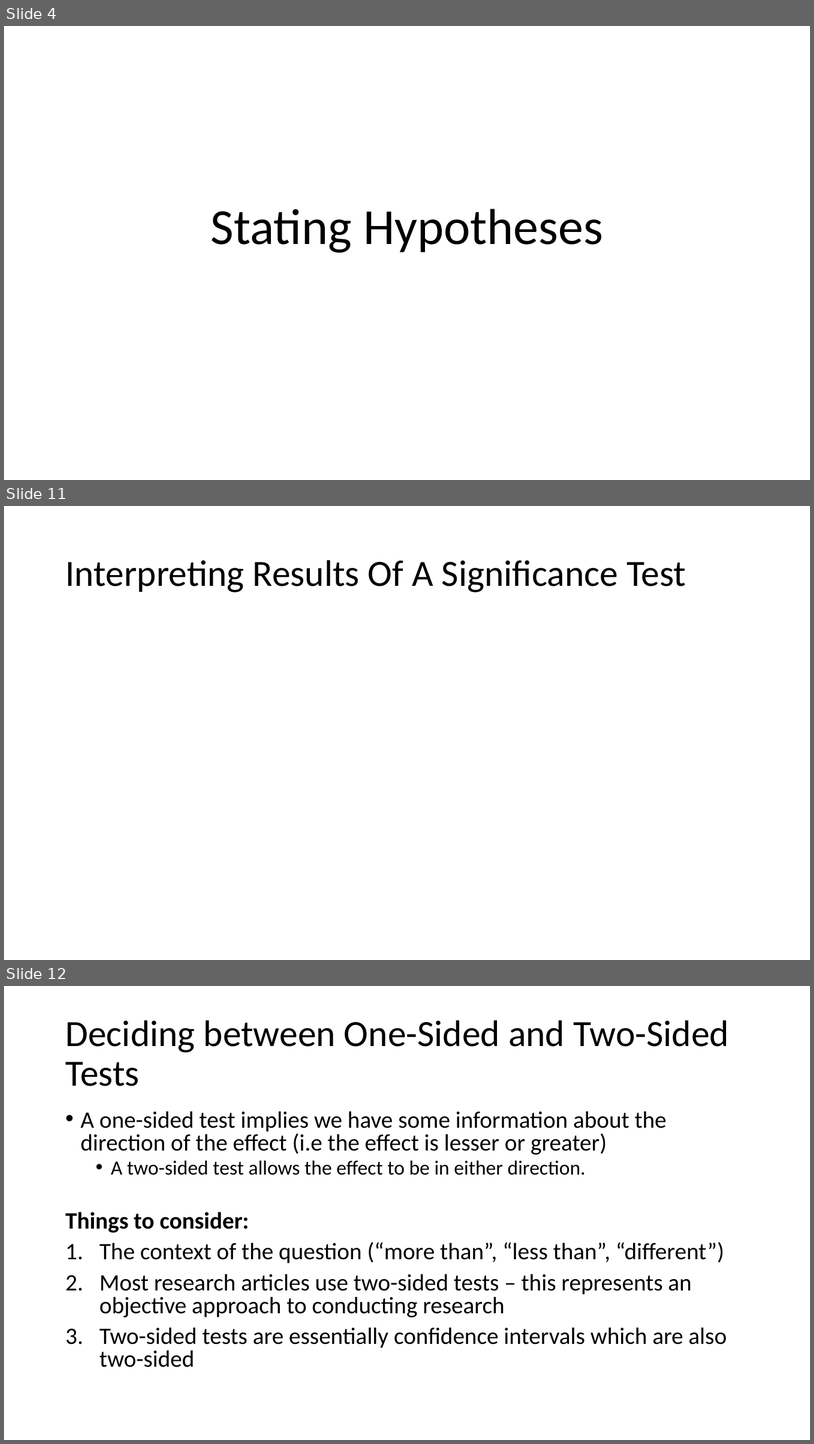
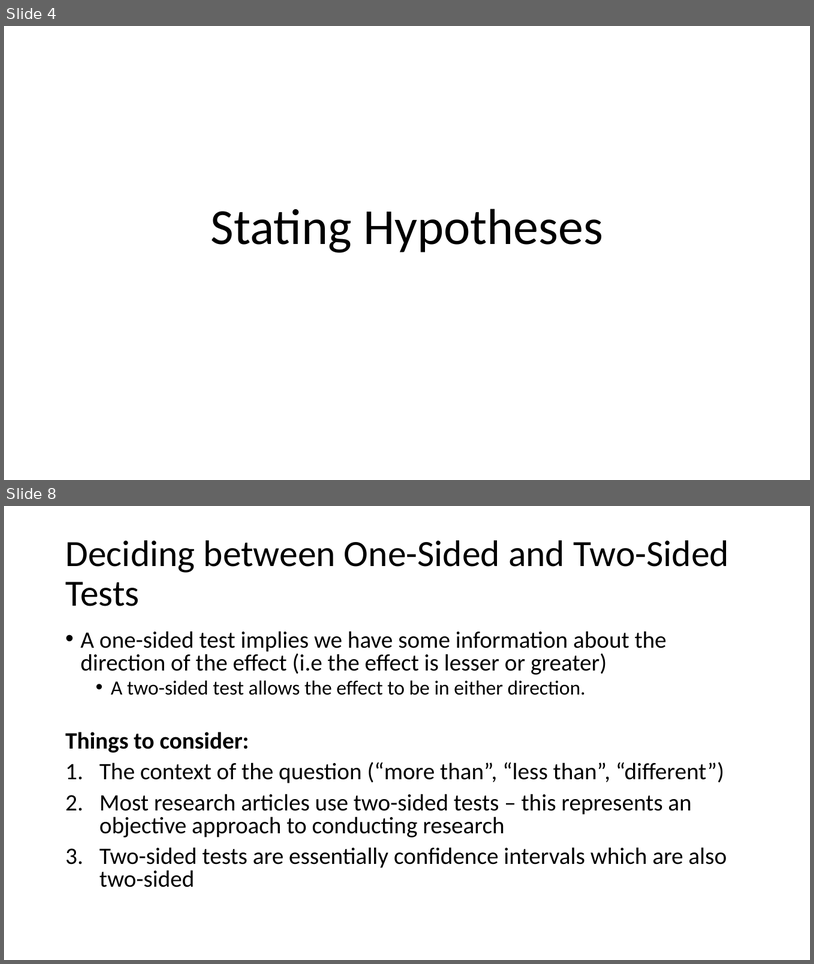
Before and after one commit to Jarred6068/UI_STAT251-03_Spring_2024, a slide deck: docs/lecture_slides/Week 12/Week12_Lecture22_Slides_3_27_2024.pptx. Shown one above the other, each under a label of ours: slides 4, 11 and 12 before the commit, slides 4 and 8 after it; the slides between them are not shown. The pictures are 814x1444 and 814x964 pixels, drawn with LibreOffice and Linux fonts; fonts in the diff are those of the drawing; grey boxes stand for pictures. Boxes give left, top, right and bottom in pixels: in the first picture for what was removed or moved away, otherwise in the second. Text is boxed around its words. In the diff, an @@ line names an element or a change of style, - is before the commit and + after.

```diff
--- a/docs/lecture_slides/Week 12/Week12_Lecture22_Slides_3_27_2024.pptx
+++ b/docs/lecture_slides/Week 12/Week12_Lecture22_Slides_3_27_2024.pptx
@@ slide 11 removed at (4,506,810,960), background #FFFFFF @@
@@ title removed at (65,560,686,592) @@
-Interpreting Results Of A Significance Test
@@ what was slide 12 is now slide 8 @@
```
Also in this commit, not shown: 6 slides changed, 5 slides added, 1 other slide removed, 6 other files.
